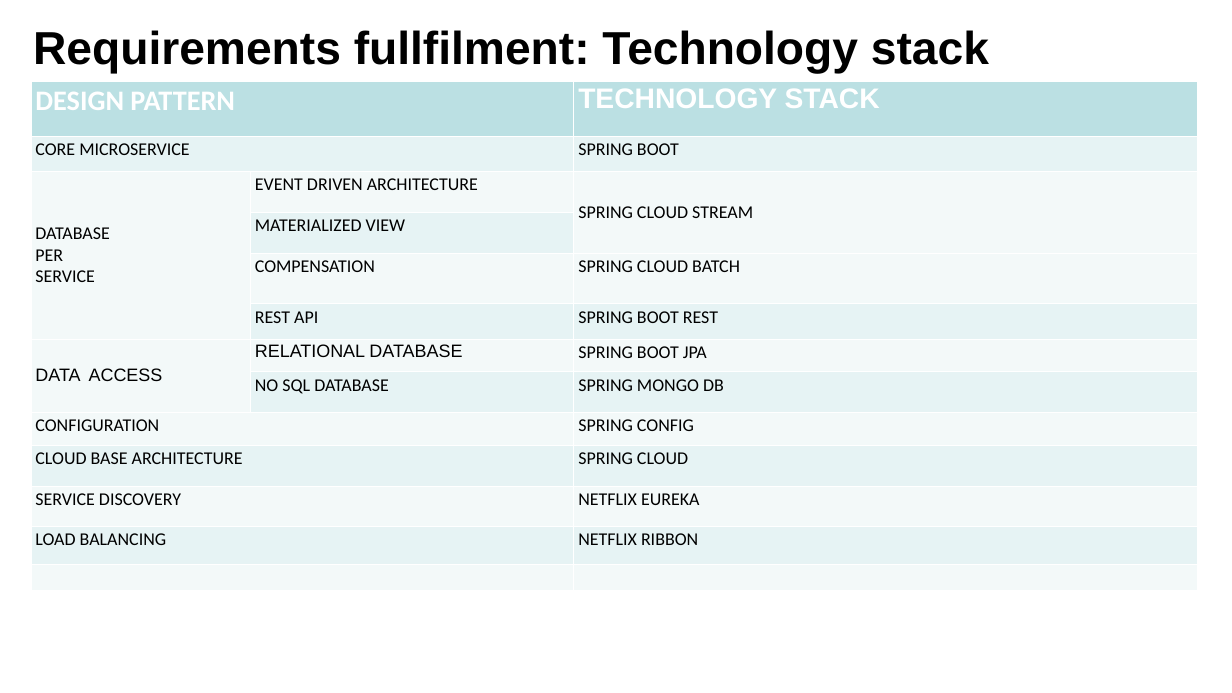
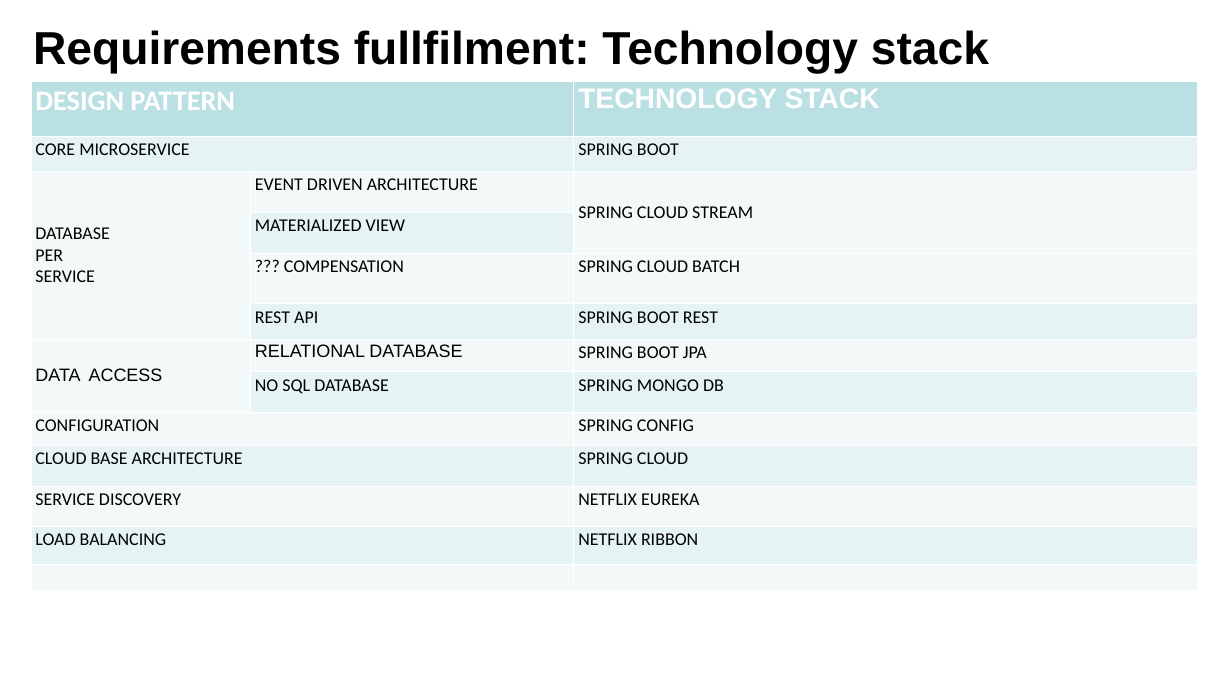
Before and after one commit to lbennardis/microS_code2016_DOCS, a slide deck: slide 14 of luigiBennardisMicroservices.pptx. Drawn at 1232x693 pixels with LibreOffice and Linux fonts; fonts in the diff are those of the drawing; background and template pictures are left out. Boxes give left, top, right and bottom in pixels: in the first picture for what was removed or moved away, otherwise in the second. Text is boxed around its words. In the diff, an @@ line names an element or a change of style, - is before the commit and + after.

```diff
--- a/luigiBennardisMicroservices.pptx
+++ b/luigiBennardisMicroservices.pptx
@@ table at box(31, 81, 1197, 590) @@
-row 5, column 2: COMPENSATION
+row 5, column 2: ??? COMPENSATION
```
Also in this commit, not shown: 14 other slides changed, 5 slides added, 1 slide removed.
